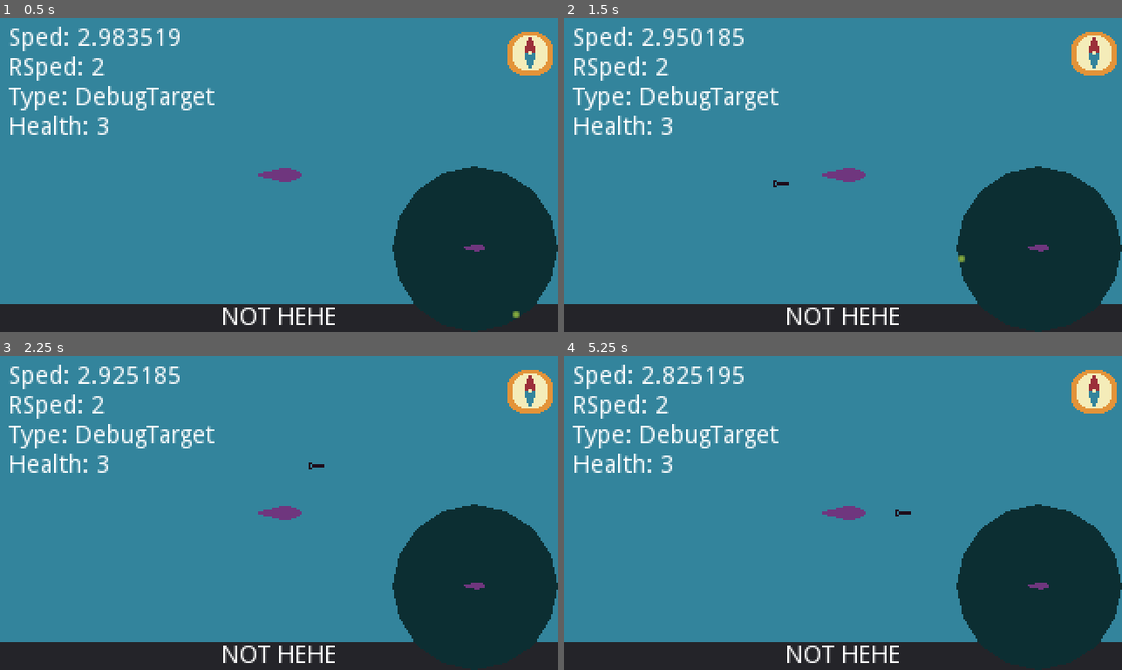
Above: before the commit, frames 1-4 (two rows, left to right).
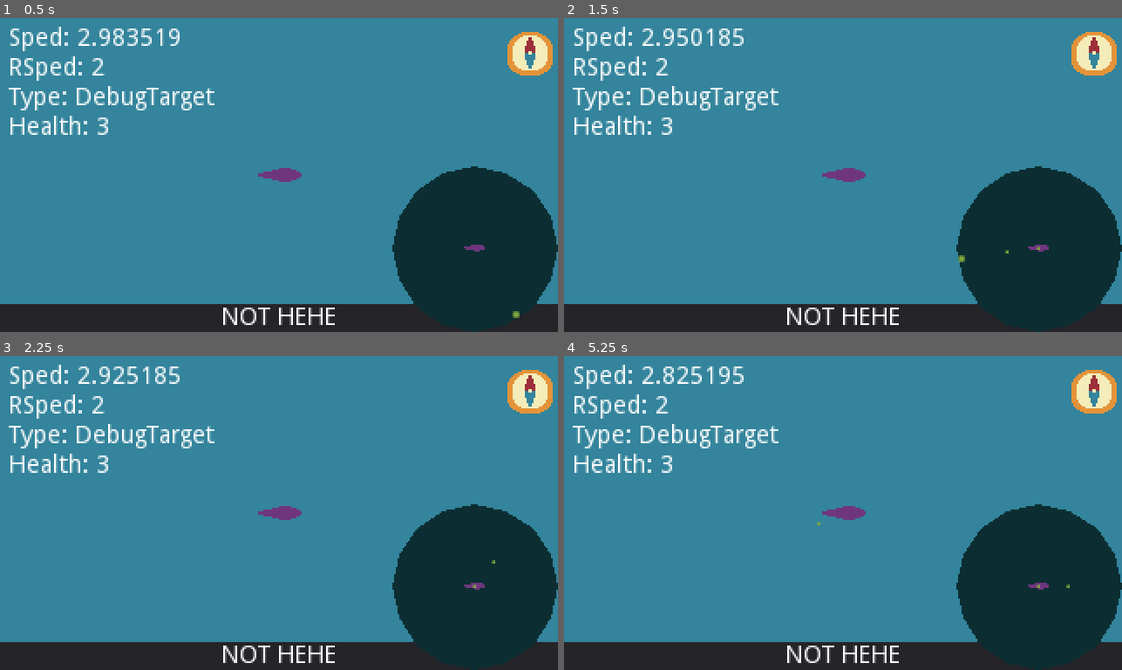
Above: after the commit, the same moments.

Repository: Scribble-Sheep/Shipgame
Game: Godot game, scene res://World.tscn
The game is run twice, just before and just after one commit, with the same random seed, the same clock (stepped at 60 frames per second) and the same inputs. The engine's default icon, where the game draws it, is replaced by a stand-in: a white triangle on a blue panel in a dark square.
Inputs (mouse positions are in pixels of both pictures, inside the frame that each line leads up to):
- Up to frame 1 (0.5 s): no input
- Up to frame 2 (1.5 s): click (843, 175) at 0.6 s; move the mouse to (731, 190) at 1.27 s; click (731, 190) at 1.35 s
- Up to frame 3 (2.25 s): move the mouse to (334, 443) at 2.02 s; click (334, 443) at 2.1 s
- Up to frame 4 (5.25 s): move the mouse to (815, 575) at 2.77 s; click (815, 575) at 2.85 s; move the mouse to (1010, 560) at 3.52 s; click (1010, 560) at 3.6 s; move the mouse to (675, 465) at 4.27 s; click (675, 465) at 4.35 s; move the mouse to (870, 513) at 5.02 s; click (870, 513) at 5.1 s

Frame 1 is identical in both runs. In frame 2, less than 0.1% of the frame differs, in the area x 37-86%, y 51-75%; in frame 3, less than 0.1%; in frame 4, less than 0.1%, in the area x 45-91%, y 48-74%.

Commit message:
Cache launch+ship locations in TorpedoManager. TorpedoManager now contains a cached variable for the nodes that torpedos will be launched from/parented to. This way they can be in the radar, or in a separate screen. Offset camera still causes the torpedos to launch wrong, will have to fix that.

Diff:
--- a/Code/BaseTarget.gd
+++ b/Code/BaseTarget.gd
@@ -34,6 +34,10 @@
 	debugLabels[0].text +="Type: " + name + "\n"
 	debugLabels[0].text +="Health: " + str(health)
 
+## Drop the object's Ping wherever it may be at this point in time.
+func _dropPing():
+	pass
+
 # Instance defined methods becaus gdscript doesn't allow abstraction
 func move(_delta, _angle, _rotspeed, _radius, _closingspeed):
 	print (self.name, " movement behavior not defined.")
--- a/Code/TorpedoManager.gd
+++ b/Code/TorpedoManager.gd
@@ -2,11 +2,22 @@
 extends Node2D
 
 onready var Indicators = get_tree().get_nodes_in_group("TorpedoIndicators")
+
 const torpedoScene = preload("res://Scenes/Torpedo.tscn")
+
 var torpedos = []
+
 export var speed: int = 20
+export var torpedoLaunchNodePath:NodePath
+export var shipTransformPath:NodePath
+var torpedoLaunchNode:Node2D
+var shipTransform:Node2D
 
 func _ready():
+	torpedoLaunchNode = get_node(torpedoLaunchNodePath)
+	shipTransform = get_node(shipTransformPath)
+	print(torpedoLaunchNode, shipTransform)
+	var shipTransform = get_node(shipTransformPath)
 	if (Indicators.size() != 3):
 		print ("something's wrong, we don't have 3 torpedo indicators.")
 	torpedos.resize(Indicators.size())
@@ -30,7 +41,7 @@
 	if(Index == null):
 		return false
 	else:
-		add_child(_torpedos[Index])
+		torpedoLaunchNode.add_child(_torpedos[Index])
 		_torpedos[Index].transform.origin = get_position()
 		_torpedos[Index].launch(get_local_mouse_position(), get_position(), speed, delta)
 
@@ -38,8 +49,8 @@
 	call_deferred("remove_torpedo", instance)
 
 func remove_torpedo(instance):
-	if is_a_parent_of(instance):
-		remove_child(instance)
+	if torpedoLaunchNode.is_a_parent_of(instance):
+		torpedoLaunchNode.remove_child(instance)
 
 func findValidTorpedo(torpedoArray):
 	#find torpedo that's not in scene and is loaded.
--- a/Scenes/Torpedo.tscn
+++ b/Scenes/Torpedo.tscn
@@ -1,6 +1,6 @@
 [gd_scene load_steps=4 format=2]
 
-[ext_resource path="res://Sprites/Debug/DebugTorpedo.png" type="Texture" id=1]
+[ext_resource path="res://Sprites/Debug/RadarBlip.png" type="Texture" id=1]
 [ext_resource path="res://Code/Torpedo.gd" type="Script" id=2]
 
 [sub_resource type="CircleShape2D" id=1]
@@ -13,7 +13,8 @@
 
 [node name="Sprite" type="Sprite" parent="."]
 texture = ExtResource( 1 )
-hframes = 2
+hframes = 4
+frame = 1
 
 [node name="CollisionShape2D" type="CollisionShape2D" parent="."]
 show_behind_parent = true
--- a/World.tscn
+++ b/World.tscn
@@ -53,6 +53,8 @@
 [node name="TorpedoManager" type="Node2D" parent="."]
 script = ExtResource( 4 )
 speed = 300
+torpedoLaunchNodePath = NodePath("../RadarLayer/RadarOrigin")
+shipTransformPath = NodePath("../Ship")
 
 [node name="WorldGuiHolder" type="Node2D" parent="."]
 position = Vector2( -160, -90 )
